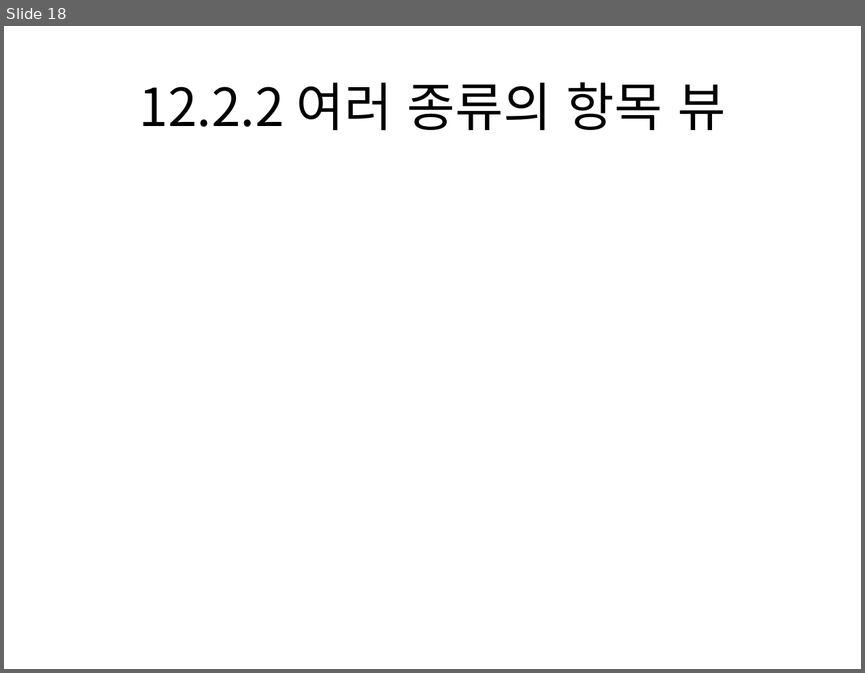
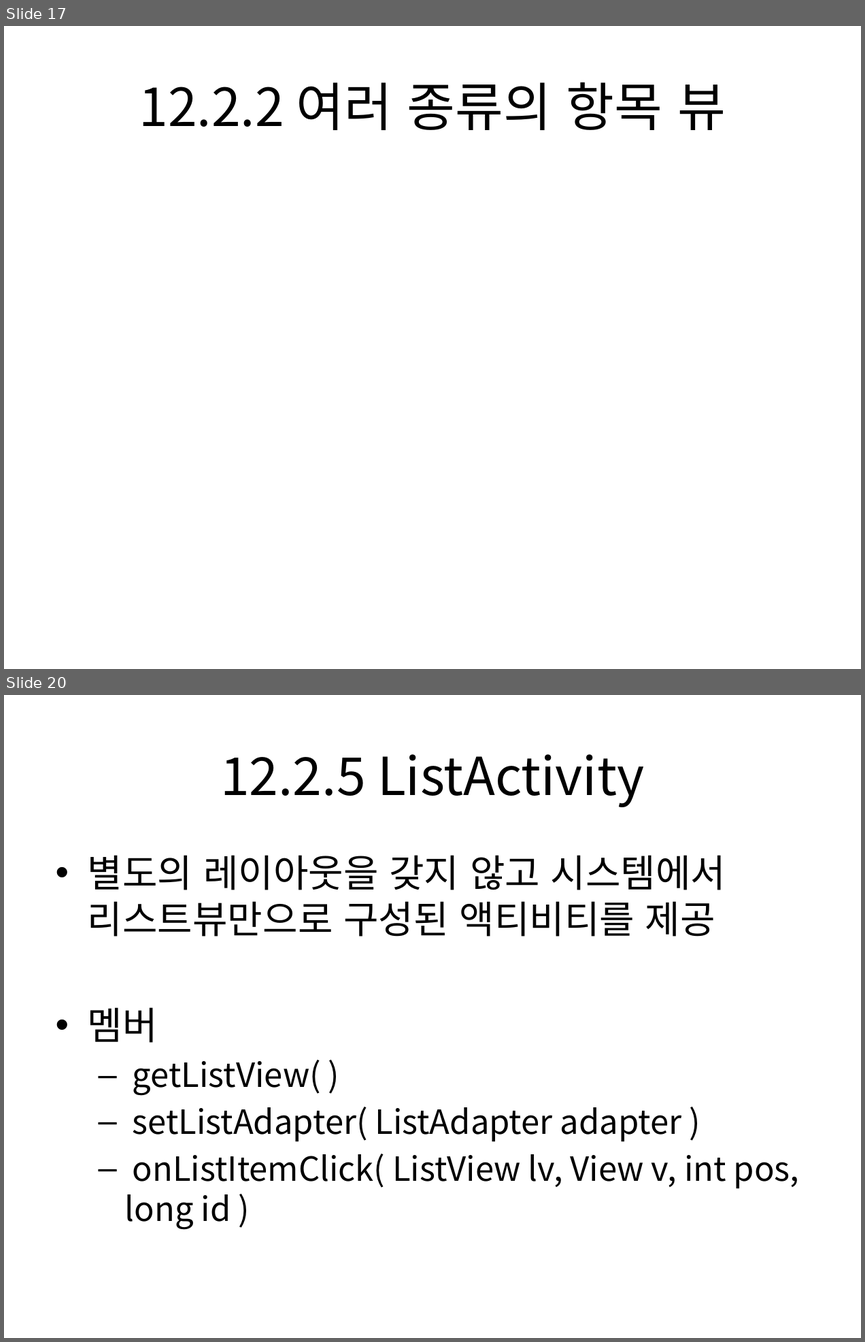
Before and after one commit to dummyFirst/NHK_Japanese, a slide deck: Android/안드로이드 프로그래밍 정복/Chapter12 어댑터뷰.pptx. Shown one above the other, each under a label of ours: slide 18 before the commit, slides 17 and 20 after it; the slides between them are not shown. The pictures are 865x673 and 865x1342 pixels, drawn with LibreOffice and Linux fonts; fonts in the diff are those of the drawing. Boxes give left, top, right and bottom in pixels: in the first picture for what was removed or moved away, otherwise in the second. Text is boxed around its words. In the diff, an @@ line names an element or a change of style, - is before the commit and + after.

Commit message:
Add 대용량 항목 표시, 확장 리스트뷰, ListActivity

```diff
--- a/Android/안드로이드 프로그래밍 정복/Chapter12 어댑터뷰.pptx
+++ b/Android/안드로이드 프로그래밍 정복/Chapter12 어댑터뷰.pptx
@@ slide 20 added at (4, 695, 861, 1338), background #FFFFFF @@
@@ title added at (220, 754, 644, 807), 44 pt, text #000000 @@
+12.2.5 ListActivity
@@ text added at (88, 855, 800, 1229), 28 pt, text #000000 @@
+• 별도의 레이아웃을 갖지 않고 시스템에서 리스트뷰만으로 구성된 액티비티를 제공
+• 멤버
+  – getListView( )
+  – setListAdapter( ListAdapter adapter )
+  – onListItemClick( ListView lv, View v, int pos, long id )
@@ what was slide 18 is now slide 17 @@
```
Also in this commit, not shown: 9 slides changed, 1 other slide added, 1 slide removed.
